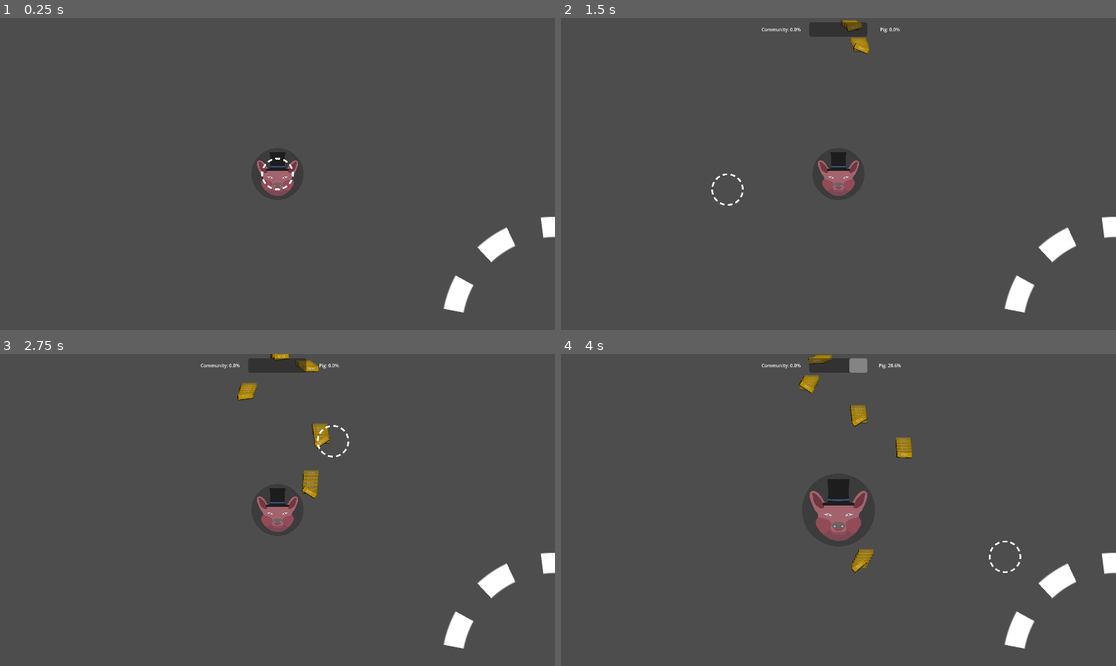
Above: before the commit, frames 1-4 (two rows, left to right).
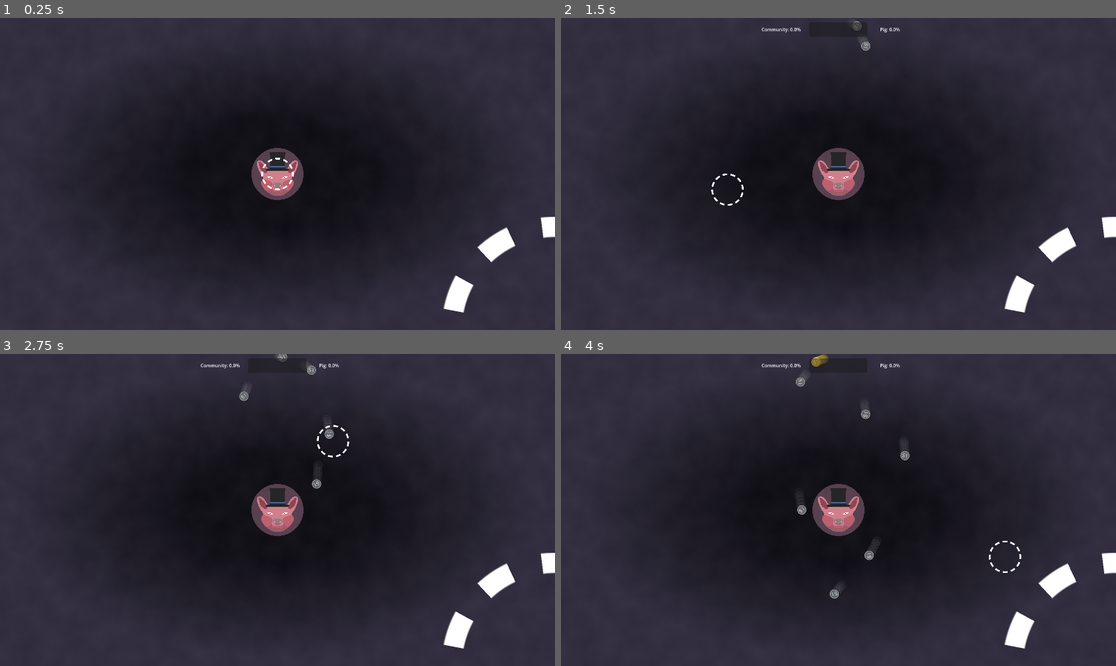
Above: after the commit, the same moments.

Repository: Ianvvtz/oink-capital-game
Game: Godot game, scene res://scenes/main.tscn
Same seed, same stepped clock (60 frames per second), same inputs: the game is played once before the commit and once after it.
Inputs (mouse positions are in pixels of both pictures, inside the frame that each line leads up to):
- Up to frame 1 (0.25 s): no input
- Up to frame 2 (1.5 s): move the mouse to (960, 158) at 0.52 s; click (960, 158) at 0.6 s; move the mouse to (727, 189) at 1.27 s; click (727, 189) at 1.35 s
- Up to frame 3 (2.75 s): move the mouse to (333, 441) at 2.02 s; click (333, 441) at 2.1 s
- Up to frame 4 (4 s): move the mouse to (810, 572) at 2.77 s; click (810, 572) at 2.85 s; move the mouse to (1005, 556) at 3.52 s; click (1005, 556) at 3.6 s

The runs differ from the first frame. In frame 1, 99% of the frame differs, in the area x 0-100%, y 0-100%; in frame 2, 98%; in frame 3, 98%; in frame 4, 98%.

Commit message:
- Added background (rotating vortex) - Added end of run UI - Added multiple run system - Added multiple money value spawn system

Diff:
--- a/globals/Signalbus.gd
+++ b/globals/Signalbus.gd
@@ -4,3 +4,5 @@
 signal player_received_money
 signal pig_received_money
 signal run_ended
+signal run_failed
+signal run_succeed
--- a/scenes/main.tscn
+++ b/scenes/main.tscn
@@ -2,15 +2,48 @@
 
 [ext_resource type="PackedScene" uid="uid://dhppoqtx3jupm" path="res://scenes/piggy.tscn" id="1_0wfyh"]
 [ext_resource type="Script" uid="uid://4o063lcqi0a1" path="res://scripts/session_manager.gd" id="1_tefeu"]
+[ext_resource type="Texture2D" uid="uid://dy4sus2d4wn6k" path="res://assets/images/background.png" id="1_trceg"]
+[ext_resource type="Script" uid="uid://dcwp07y4hb5pb" path="res://scripts/vortext_sprite.gd" id="2_a8y0u"]
 [ext_resource type="Script" uid="uid://duhfwfnwjubex" path="res://scripts/money_spawner.gd" id="2_jyhfs"]
 [ext_resource type="PackedScene" uid="uid://b2c5s08bjvmmm" path="res://scenes/player_hand.tscn" id="4_jyhfs"]
 [ext_resource type="PackedScene" uid="uid://tl6dbgm1wjkr" path="res://scenes/money scenes/money_bar_100.tscn" id="4_o6xl0"]
+[ext_resource type="PackedScene" uid="uid://d2i31ucktnkk3" path="res://scenes/money scenes/money_coin.tscn" id="4_ya4ey"]
+[ext_resource type="PackedScene" uid="uid://drg7cqlwqs6t8" path="res://scenes/money scenes/money_coin_5.tscn" id="5_eb6dy"]
 [ext_resource type="PackedScene" uid="uid://c5vuuwvrex2i6" path="res://scenes/player_pouch.tscn" id="5_tbgi4"]
+[ext_resource type="PackedScene" uid="uid://ctgyj16vy4je5" path="res://scenes/money scenes/money_bill_10.tscn" id="6_trceg"]
+[ext_resource type="PackedScene" uid="uid://dg35co7na45jo" path="res://scenes/money scenes/money_bill_50.tscn" id="7_a8y0u"]
 [ext_resource type="Script" uid="uid://f5hnfn1sagww" path="res://scripts/ui_controller.gd" id="7_o6xl0"]
+[ext_resource type="Script" uid="uid://cva1x14072q1k" path="res://scripts/end_run_ui.gd" id="12_eb6dy"]
+
+[sub_resource type="FastNoiseLite" id="FastNoiseLite_trceg"]
+noise_type = 3
+frequency = 0.05
+
+[sub_resource type="NoiseTexture2D" id="NoiseTexture2D_a8y0u"]
+width = 1920
+height = 1080
+noise = SubResource("FastNoiseLite_trceg")
 
 [sub_resource type="WorldBoundaryShape2D" id="WorldBoundaryShape2D_tefeu"]
 
+[sub_resource type="Environment" id="Environment_ya4ey"]
+background_mode = 4
+glow_enabled = true
+glow_intensity = 8.0
+glow_bloom = 0.28
+
 [node name="Main" type="Node2D" unique_id=2010253684]
+
+[node name="BackgroundSprite" type="Sprite2D" parent="." unique_id=168801914]
+scale = Vector2(0.5, 0.5)
+texture = ExtResource("1_trceg")
+
+[node name="VortextSprite" type="Sprite2D" parent="." unique_id=918126991]
+modulate = Color(1, 1, 1, 0.039215688)
+position = Vector2(-1.6242266e-05, -9.059906e-06)
+scale = Vector2(4, 4)
+texture = SubResource("NoiseTexture2D_a8y0u")
+script = ExtResource("2_a8y0u")
 
 [node name="SessionManager" type="Node" parent="." unique_id=1896341686]
 script = ExtResource("1_tefeu")
@@ -22,7 +55,11 @@
 [node name="MoneySpawner" type="Node2D" parent="." unique_id=1924332394]
 position = Vector2(0, -540)
 script = ExtResource("2_jyhfs")
-money_coin_scene = ExtResource("4_o6xl0")
+coin_one_scene = ExtResource("4_ya4ey")
+coin_five_scene = ExtResource("5_eb6dy")
+bill_ten_scene = ExtResource("6_trceg")
+bill_fifty_scene = ExtResource("7_a8y0u")
+bar_hundred_scene = ExtResource("4_o6xl0")
 
 [node name="Timer" type="Timer" parent="MoneySpawner" unique_id=1633765040]
 
@@ -136,7 +173,63 @@
 horizontal_alignment = 1
 vertical_alignment = 1
 
-[node name="Sprite2D" type="Sprite2D" parent="." unique_id=168801914]
+[node name="EndRunUI" type="Control" parent="UI/Control" unique_id=1379361372]
+layout_mode = 1
+anchors_preset = 8
+anchor_left = 0.5
+anchor_top = 0.5
+anchor_right = 0.5
+anchor_bottom = 0.5
+offset_left = -243.0
+offset_top = -208.0
+offset_right = 243.0
+offset_bottom = 208.0
+grow_horizontal = 2
+grow_vertical = 2
+script = ExtResource("12_eb6dy")
+
+[node name="MarginContainer" type="MarginContainer" parent="UI/Control/EndRunUI" unique_id=1651260258]
+layout_mode = 1
+anchors_preset = 15
+anchor_right = 1.0
+anchor_bottom = 1.0
+grow_horizontal = 2
+grow_vertical = 2
+theme_override_constants/margin_left = 10
+theme_override_constants/margin_top = 10
+theme_override_constants/margin_right = 10
+theme_override_constants/margin_bottom = 10
+
+[node name="VBoxContainer" type="VBoxContainer" parent="UI/Control/EndRunUI/MarginContainer" unique_id=308486533]
+layout_mode = 2
+alignment = 1
+
+[node name="RetryButton" type="Button" parent="UI/Control/EndRunUI/MarginContainer/VBoxContainer" unique_id=1348824555]
+layout_mode = 2
+size_flags_horizontal = 4
+text = "Retry"
+
+[node name="NextButton" type="Button" parent="UI/Control/EndRunUI/MarginContainer/VBoxContainer" unique_id=963008823]
+layout_mode = 2
+size_flags_horizontal = 4
+text = "Next"
+
+[node name="CommunityButton" type="Button" parent="UI/Control/EndRunUI/MarginContainer/VBoxContainer" unique_id=1346139363]
+layout_mode = 2
+size_flags_horizontal = 4
+text = "Community"
+
+[node name="ExitButton" type="Button" parent="UI/Control/EndRunUI/MarginContainer/VBoxContainer" unique_id=1795587180]
+layout_mode = 2
+size_flags_horizontal = 4
+text = "Exit"
+
+[node name="WorldEnvironment" type="WorldEnvironment" parent="." unique_id=486357760]
+environment = SubResource("Environment_ya4ey")
 
 [connection signal="timeout" from="SessionManager/RunTimer" to="SessionManager" method="_on_run_timer_timeout"]
 [connection signal="timeout" from="MoneySpawner/Timer" to="MoneySpawner" method="spawn_money"]
+[connection signal="pressed" from="UI/Control/EndRunUI/MarginContainer/VBoxContainer/RetryButton" to="UI/Control/EndRunUI" method="_on_retry_button_pressed"]
+[connection signal="pressed" from="UI/Control/EndRunUI/MarginContainer/VBoxContainer/NextButton" to="UI/Control/EndRunUI" method="_on_next_button_pressed"]
+[connection signal="pressed" from="UI/Control/EndRunUI/MarginContainer/VBoxContainer/CommunityButton" to="UI/Control/EndRunUI" method="_on_community_button_pressed"]
+[connection signal="pressed" from="UI/Control/EndRunUI/MarginContainer/VBoxContainer/ExitButton" to="UI/Control/EndRunUI" method="_on_exit_button_pressed"]
--- a/scenes/money scenes/money_bar_100.tscn
+++ b/scenes/money scenes/money_bar_100.tscn
@@ -8,7 +8,7 @@
 gravity = Vector3(0, 98, 0)
 scale_min = 0.19999999
 scale_max = 0.19999999
-color = Color(1, 1, 1, 0.09803922)
+color = Color(1, 1, 1, 0.05882353)
 
 [sub_resource type="RectangleShape2D" id="RectangleShape2D_ecm27"]
 size = Vector2(54, 22)
--- a/scenes/money scenes/money_bill_10.tscn
+++ b/scenes/money scenes/money_bill_10.tscn
@@ -6,12 +6,12 @@
 [sub_resource type="ParticleProcessMaterial" id="ParticleProcessMaterial_ucrp5"]
 particle_flag_align_y = true
 gravity = Vector3(0, 98, 0)
-scale_min = 0.19999999
-scale_max = 0.19999999
-color = Color(1, 1, 1, 0.09803922)
+scale_min = 0.29999998
+scale_max = 0.29999998
+color = Color(1, 1, 1, 0.05882353)
 
 [sub_resource type="RectangleShape2D" id="RectangleShape2D_ecm27"]
-size = Vector2(40, 24)
+size = Vector2(60, 34)
 
 [node name="Money" type="RigidBody2D" unique_id=1656587016]
 collision_layer = 2
@@ -28,7 +28,7 @@
 process_material = SubResource("ParticleProcessMaterial_ucrp5")
 
 [node name="Sprite2D" type="Sprite2D" parent="." unique_id=1216973679]
-scale = Vector2(0.2, 0.2)
+scale = Vector2(0.3, 0.3)
 texture = ExtResource("2_ucrp5")
 
 [node name="CollisionShape2D" type="CollisionShape2D" parent="." unique_id=523827055]
--- a/scenes/money scenes/money_bill_50.tscn
+++ b/scenes/money scenes/money_bill_50.tscn
@@ -6,12 +6,12 @@
 [sub_resource type="ParticleProcessMaterial" id="ParticleProcessMaterial_0kpyy"]
 particle_flag_align_y = true
 gravity = Vector3(0, 98, 0)
-scale_min = 0.19999999
-scale_max = 0.19999999
-color = Color(1, 1, 1, 0.09803922)
+scale_min = 0.29999998
+scale_max = 0.29999998
+color = Color(1, 1, 1, 0.05882353)
 
 [sub_resource type="RectangleShape2D" id="RectangleShape2D_ecm27"]
-size = Vector2(40, 24)
+size = Vector2(60, 36)
 
 [node name="Money" type="RigidBody2D" unique_id=1656587016]
 collision_layer = 2
@@ -28,7 +28,7 @@
 process_material = SubResource("ParticleProcessMaterial_0kpyy")
 
 [node name="Sprite2D" type="Sprite2D" parent="." unique_id=1216973679]
-scale = Vector2(0.2, 0.2)
+scale = Vector2(0.3, 0.3)
 texture = ExtResource("2_0kpyy")
 
 [node name="CollisionShape2D" type="CollisionShape2D" parent="." unique_id=523827055]
--- a/scenes/money scenes/money_coin.tscn
+++ b/scenes/money scenes/money_coin.tscn
@@ -6,12 +6,12 @@
 [sub_resource type="ParticleProcessMaterial" id="ParticleProcessMaterial_k6g4d"]
 particle_flag_disable_z = true
 gravity = Vector3(0, 98, 0)
-scale_min = 0.19999999
-scale_max = 0.19999999
-color = Color(1, 1, 1, 0.09803922)
+scale_min = 0.29999998
+scale_max = 0.29999998
+color = Color(1, 1, 1, 0.05882353)
 
 [sub_resource type="CircleShape2D" id="CircleShape2D_dia0j"]
-radius = 11.0
+radius = 17.0
 
 [node name="Money" type="RigidBody2D" unique_id=1656587016]
 collision_layer = 2
@@ -27,7 +27,7 @@
 process_material = SubResource("ParticleProcessMaterial_k6g4d")
 
 [node name="Sprite2D" type="Sprite2D" parent="." unique_id=1216973679]
-scale = Vector2(0.2, 0.2)
+scale = Vector2(0.3, 0.3)
 texture = ExtResource("2_g1d0i")
 
 [node name="CollisionShape2D" type="CollisionShape2D" parent="." unique_id=523827055]
--- a/scenes/money scenes/money_coin_5.tscn
+++ b/scenes/money scenes/money_coin_5.tscn
@@ -6,12 +6,12 @@
 [sub_resource type="ParticleProcessMaterial" id="ParticleProcessMaterial_q55kq"]
 particle_flag_disable_z = true
 gravity = Vector3(0, 98, 0)
-scale_min = 0.19999999
-scale_max = 0.19999999
-color = Color(1, 1, 1, 0.09803922)
+scale_min = 0.29999998
+scale_max = 0.29999998
+color = Color(1, 1, 1, 0.05882353)
 
 [sub_resource type="CircleShape2D" id="CircleShape2D_dia0j"]
-radius = 11.0
+radius = 17.0
 
 [node name="Money" type="RigidBody2D" unique_id=1656587016]
 collision_layer = 2
@@ -28,7 +28,7 @@
 
 [node name="Sprite2D" type="Sprite2D" parent="." unique_id=1216973679]
 modulate = Color(1.353256, 1.353256, 1.353256, 1)
-scale = Vector2(0.2, 0.2)
+scale = Vector2(0.3, 0.3)
 texture = ExtResource("2_3wnpl")
 
 [node name="CollisionShape2D" type="CollisionShape2D" parent="." unique_id=523827055]
--- a/scenes/piggy.tscn
+++ b/scenes/piggy.tscn
@@ -6,13 +6,13 @@
 [sub_resource type="CircleShape2D" id="CircleShape2D_am0m5"]
 radius = 1130.004
 
-[sub_resource type="CircleShape2D" id="CircleShape2D_00wcf"]
-radius = 69.065186
-
 [sub_resource type="SphereMesh" id="SphereMesh_am0m5"]
 
 [sub_resource type="CircleShape2D" id="CircleShape2D_ow6q2"]
 radius = 90.0
+
+[sub_resource type="CircleShape2D" id="CircleShape2D_00wcf"]
+radius = 69.065186
 
 [node name="Piggy" type="StaticBody2D" unique_id=1282141553 groups=["pig"]]
 script = ExtResource("1_am0m5")
@@ -29,6 +29,20 @@
 shape = SubResource("CircleShape2D_am0m5")
 debug_color = Color(0.99999994, 0.018608239, 0.006154383, 0.41960785)
 
+[node name="PigGrabArea" type="Area2D" parent="." unique_id=1532174597]
+collision_layer = 4
+collision_mask = 2
+
+[node name="MeshInstance2D" type="MeshInstance2D" parent="PigGrabArea" unique_id=190129761]
+modulate = Color(1, 0.7176471, 0.85490197, 0.15686275)
+position = Vector2(0, 2.0995976e-05)
+scale = Vector2(180, 180)
+mesh = SubResource("SphereMesh_am0m5")
+
+[node name="CollisionShape2D" type="CollisionShape2D" parent="PigGrabArea" unique_id=901274950]
+shape = SubResource("CircleShape2D_ow6q2")
+debug_color = Color(2.8878452e-07, 0.6405853, 0.35239682, 0.41960785)
+
 [node name="Sprite2D" type="Sprite2D" parent="." unique_id=2079545518]
 scale = Vector2(0.4, 0.3)
 texture = ExtResource("2_am0m5")
@@ -38,18 +52,4 @@
 [node name="CollisionShape2D" type="CollisionShape2D" parent="." unique_id=247857677]
 shape = SubResource("CircleShape2D_00wcf")
 
-[node name="PigGrabArea" type="Area2D" parent="." unique_id=1532174597]
-collision_layer = 4
-collision_mask = 2
-
-[node name="MeshInstance2D" type="MeshInstance2D" parent="PigGrabArea" unique_id=190129761]
-modulate = Color(0, 0, 0, 0.11764706)
-position = Vector2(0, 2.0995976e-05)
-scale = Vector2(180, 180)
-mesh = SubResource("SphereMesh_am0m5")
-
-[node name="CollisionShape2D" type="CollisionShape2D" parent="PigGrabArea" unique_id=901274950]
-shape = SubResource("CircleShape2D_ow6q2")
-debug_color = Color(2.8878452e-07, 0.6405853, 0.35239682, 0.41960785)
-
 [connection signal="body_entered" from="PigGrabArea" to="." method="_on_pig_grab_area_body_entered"]
--- a/scenes/player_pouch.tscn
+++ b/scenes/player_pouch.tscn
@@ -19,6 +19,7 @@
 [node name="PlayerPouch" type="Area2D" unique_id=295891638]
 collision_layer = 16
 collision_mask = 2
+collision_priority = 0.01
 script = ExtResource("1_4rvbl")
 
 [node name="CollisionShape2D" type="CollisionShape2D" parent="." unique_id=2040021678]
--- /dev/null
+++ b/scripts/end_run_ui.gd
@@ -0,0 +1,53 @@
+extends Control
+
+@onready var session_manager: Node = $"../../../SessionManager"
+
+@onready var retry_button: Button = $MarginContainer/VBoxContainer/RetryButton
+@onready var next_button: Button = $MarginContainer/VBoxContainer/NextButton
+@onready var community_button: Button = $MarginContainer/VBoxContainer/CommunityButton
+@onready var exit_button: Button = $MarginContainer/VBoxContainer/ExitButton
+
+
+func _ready() -> void:
+	set_run_ui(false)
+	Signalbus.run_succeed.connect(set_succes_run)
+	Signalbus.run_failed.connect(set_failed_run)
+
+
+func set_run_ui(tf: bool) -> void:
+	visible = tf
+	retry_button.visible = false
+	next_button.visible = false
+	community_button.visible = false
+	exit_button.visible = false
+
+
+func set_succes_run() -> void:
+	set_run_ui(true)
+	next_button.visible = true
+	community_button.visible = true
+	exit_button.visible = true
+
+
+func set_failed_run() -> void:
+	set_run_ui(true)
+	retry_button.visible = true
+	exit_button.visible = true
+
+
+func _on_retry_button_pressed() -> void:
+	session_manager.reset_run()
+	set_run_ui(false)
+
+
+func _on_next_button_pressed() -> void:
+	session_manager.reset_run()
+	set_run_ui(false)
+
+
+func _on_community_button_pressed() -> void:
+	set_run_ui(false)
+
+
+func _on_exit_button_pressed() -> void:
+	set_run_ui(false)
--- a/scripts/money.gd
+++ b/scripts/money.gd
@@ -29,12 +29,13 @@
 func grab() -> void:
 	in_hand = true
 	grab_transition = 0.0
+	set_deferred("FreezeMode", RigidBody2D.FREEZE_MODE_KINEMATIC)
 	var angle = randf() * TAU
 	var distance = randf_range(10, 30)
 	hand_offset = Vector2(cos(angle), sin(angle)) * distance
 
 
-func _process(delta: float) -> void:
+func _physics_process(delta: float) -> void:
 	if in_hand:
 		grab_transition = min(grab_transition + delta * 3.0, 3.0)
 		var target = get_global_mouse_position() + hand_offset
--- a/scripts/money_spawner.gd
+++ b/scripts/money_spawner.gd
@@ -1,11 +1,15 @@
 extends Node2D
 
-
+@onready var session_manager: Node = $"../SessionManager"
 @onready var timer: Timer = $Timer
 @onready var money: Node2D = $Money
 
 
-@export var money_coin_scene: PackedScene
+@export var coin_one_scene: PackedScene
+@export var coin_five_scene: PackedScene
+@export var bill_ten_scene: PackedScene
+@export var bill_fifty_scene: PackedScene
+@export var bar_hundred_scene: PackedScene
 @export var time_between_spawns: float = 0.5
 
 var valuespawned: int = 0
@@ -15,8 +19,55 @@
 	money.child_exiting_tree.connect(_on_money_removed)
 
 
+func get_money_scene() -> PackedScene:
+	var run = session_manager.current_run
+	var rand = randf() * 100
+
+	if run <= 3:
+		if rand < 80:
+			return coin_one_scene
+		else:
+			return coin_five_scene
+
+	elif run <= 6:
+		if rand < 60:
+			return coin_one_scene
+		else:
+			return coin_five_scene
+
+	elif run <= 10:
+		if rand < 50:
+			return coin_one_scene
+		elif rand < 85:
+			return coin_five_scene
+		else:
+			return bill_ten_scene
+
+	elif run <= 15:
+		if rand < 30:
+			return coin_one_scene
+		elif rand < 70:
+			return coin_five_scene
+		elif rand < 95:
+			return bill_ten_scene
+		else:
+			return bill_fifty_scene
+
+	else:
+		if rand < 20:
+			return coin_one_scene
+		elif rand < 50:
+			return coin_five_scene
+		elif rand < 80:
+			return bill_ten_scene
+		elif rand < 95:
+			return bill_fifty_scene
+		else:
+			return bar_hundred_scene
+
+
 func spawn_money() -> void:
-	var new_money = money_coin_scene.instantiate()
+	var new_money = get_money_scene().instantiate()
 	var spawn_location = global_position
 	money.call_deferred("add_child", new_money)
 	valuespawned += new_money.value
--- a/scripts/player_hand.gd
+++ b/scripts/player_hand.gd
@@ -52,6 +52,7 @@
 		money_held -= 1
 		amount_held -= body.value
 		body.in_hand = false
+		set_deferred("freeze", false)
 		body.particles.emitting = true
 		if money_held == 0:
 			set_text(false)
--- a/scripts/session_manager.gd
+++ b/scripts/session_manager.gd
@@ -9,6 +9,7 @@
 @export var run_time: float = 20.0
 var current_run: int = 1
 var player_money: int = 0
+var run_failed: bool = false
 
 
 func _ready() -> void:
@@ -26,9 +27,24 @@
 	print("Total spawned: ", money_spawner.valuespawned)
 	print("Player money: ", player_money)
 	print("Pig money: ", piggy.pig_money_count)
+	var total_spawned: float = float(money_spawner.valuespawned)
+	var player_count: float = float(player_money)
+	var pig_count: float = float(piggy.pig_money_count)
+	var pig_percentage: float =  pig_count / total_spawned
+	var player_percentage: float = player_count / total_spawned
+	if pig_percentage > player_percentage:
+		run_failed = true
+		Signalbus.run_failed.emit()
+	else:
+		current_run += 1
+		Signalbus.run_succeed.emit()
+
+
+func reset_run() -> void:
 	money_spawner.valuespawned = 0
 	player_pouch.money_count = 0
 	piggy.pig_money_count = 0
+	start_run()
 
 
 func start_run() -> void:
--- /dev/null
+++ b/scripts/vortext_sprite.gd
@@ -0,0 +1,6 @@
+extends Sprite2D
+
+@export var rotate_speed := 0.015
+
+func _process(delta):
+	rotation += rotate_speed * delta
Binary file added: assets/images/background.png
Not shown, added: assets/images/background.png.import
Not shown, added: scripts/end_run_ui.gd.uid
Not shown, added: scripts/vortext_sprite.gd.uid
